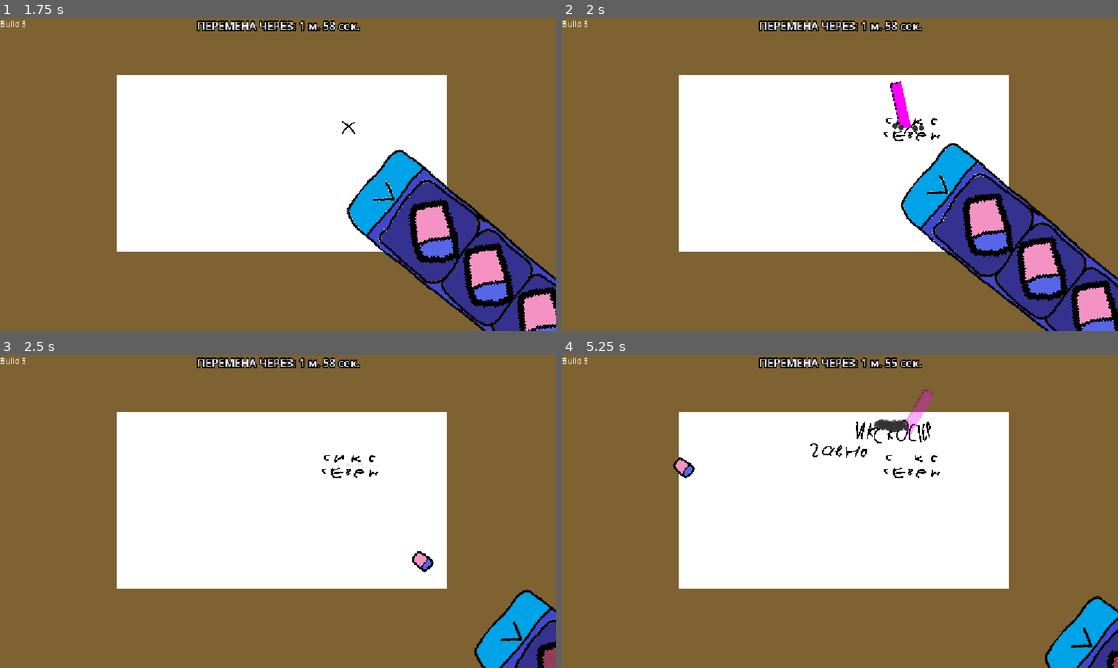
Above: before the commit, frames 1-4 (two rows, left to right).
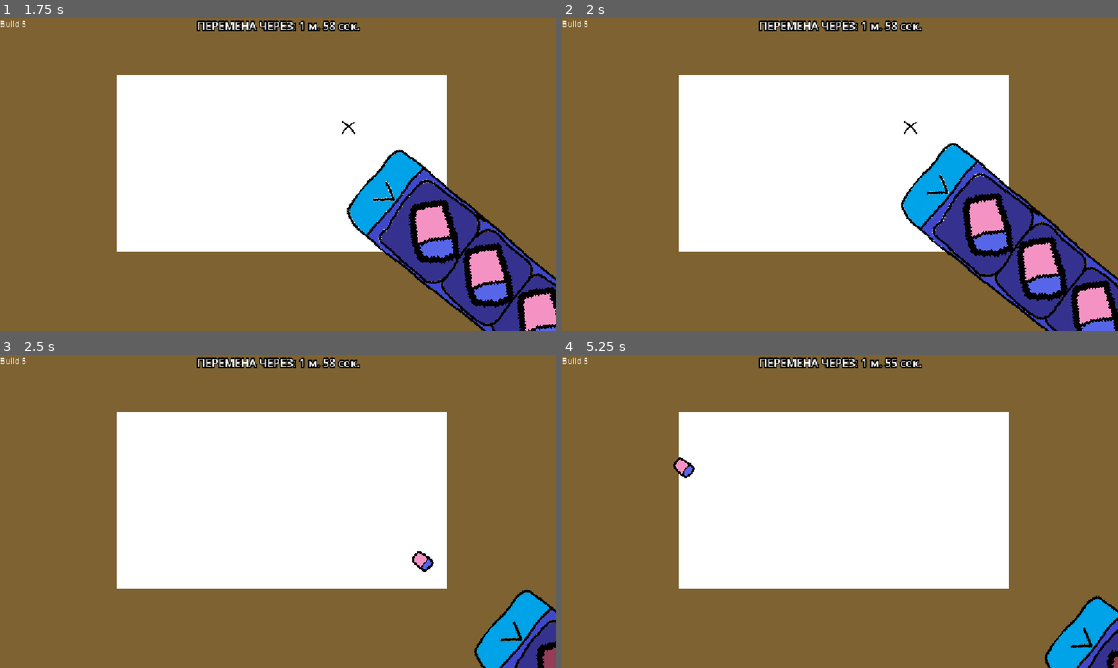
Above: after the commit, the same moments.

Repository: AmongRyzh/maxter-s-jam-2026
Game: Godot game, scene res://gameplay.tscn
Same seed, same stepped clock (60 frames per second), same inputs: the game is played once before the commit and once after it. The engine's default icon, where the game draws it, is replaced by a stand-in: a white triangle on a blue panel in a dark square.
Inputs (mouse positions are in pixels of both pictures, inside the frame that each line leads up to):
- Up to frame 1 (1.75 s): click "Начать" at 0.5 s; move the mouse to (517, 299) at 1.27 s; click (517, 299) at 1.42 s
- Up to frame 2 (2 s): no input
- Up to frame 3 (2.5 s): move the mouse to (422, 564) at 2.02 s; click (422, 564) at 2.17 s
- Up to frame 4 (5.25 s): move the mouse to (895, 442) at 2.77 s; click (895, 442) at 2.92 s; move the mouse to (812, 574) at 3.52 s; click (812, 574) at 3.67 s; tap Enter at 4.25 s; move the mouse to (1006, 558) at 4.27 s; click (1006, 558) at 4.42 s; tap Space at 5 s; move the mouse to (673, 464) at 5.02 s; click (673, 464) at 5.17 s

Frame 1 is identical in both runs. In frame 2, 0.5% of the frame differs, in the area x 57-68%, y 20-40%; in frame 3, 0.2%; in frame 4, 1.0%, in the area x 44-68%, y 10-40%.
Error after the commit: Invalid access to property or key 'new_mark' on a base object of type 'SceneTree'. (res://gameplay.gd:138)

Commit message:
Update gameplay.gd

Diff:
--- a/gameplay.gd
+++ b/gameplay.gd
@@ -135,7 +135,7 @@
 
 	var new_mark = spawn_packed_at_pos(mark, globalised_position)
 
-	await get_tree().create_timer(0.3).timeout
+	await get_tree().new_mark.destroy_time.timeout
 
 	bad_text_spawn_timer.random_start()
 
